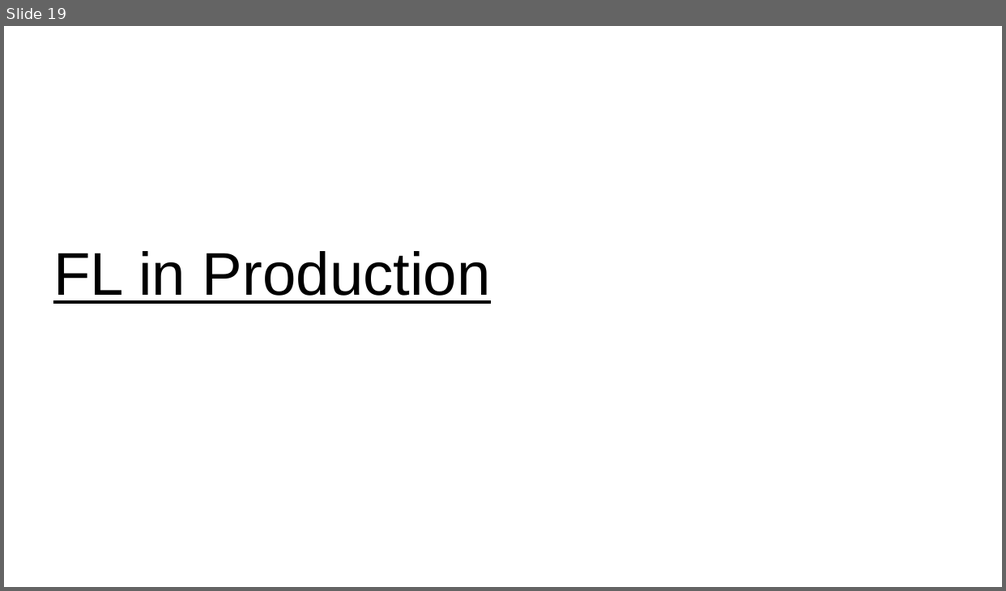
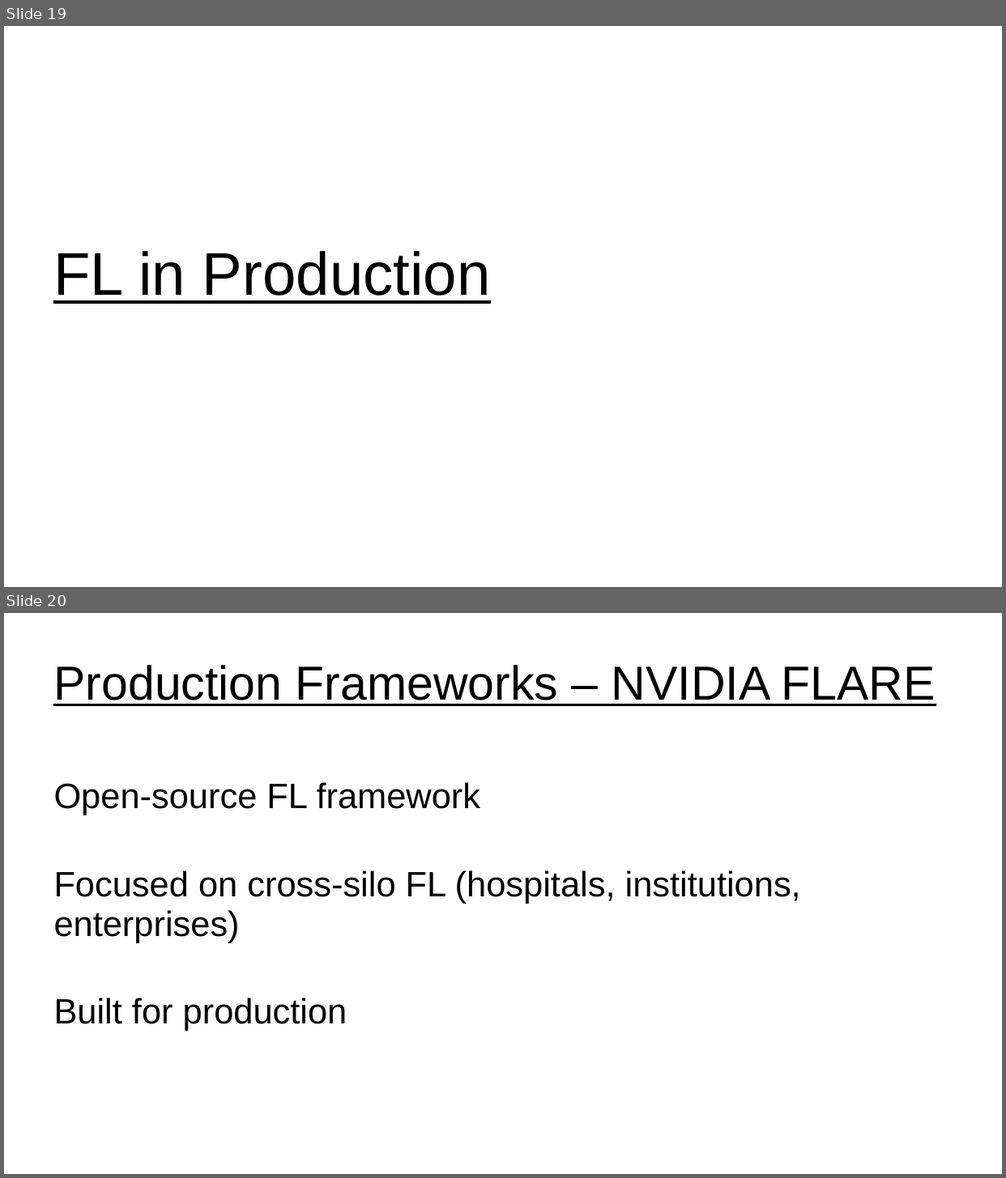
Before and after one commit to UVADS/distributed_computing, a slide deck: 07_distributed_model_training/federated_learning.ppt. Shown one above the other, each under a label of ours: slide 19 before the commit, slides 19 and 20 after it. The pictures are 1006x591 and 1006x1178 pixels, drawn with LibreOffice and Linux fonts; fonts in the diff are those of the drawing. Boxes give left, top, right and bottom in pixels: in the first picture for what was removed or moved away, otherwise in the second. Text is boxed around its words. In the diff, an @@ line names an element or a change of style, - is before the commit and + after.

Commit message:
added nvidia flare demo

```diff
--- a/07_distributed_model_training/federated_learning.ppt
+++ b/07_distributed_model_training/federated_learning.ppt
@@ slide 20 added at (4,613,1002,1174), background #FFFFFF @@
@@ title added at (53,665,936,706), 38 pt, text #000000, underline @@
+Production Frameworks – NVIDIA FLARE
@@ text added at (54,782,801,1031), 28 pt, text #000000 @@
+Open-source FL framework
+Focused on cross-silo FL (hospitals, institutions, enterprises)
+Built for production
```
Also in this commit, not shown: 2 slides changed, 4 other slides added, 2 slides removed, 1 other file.
